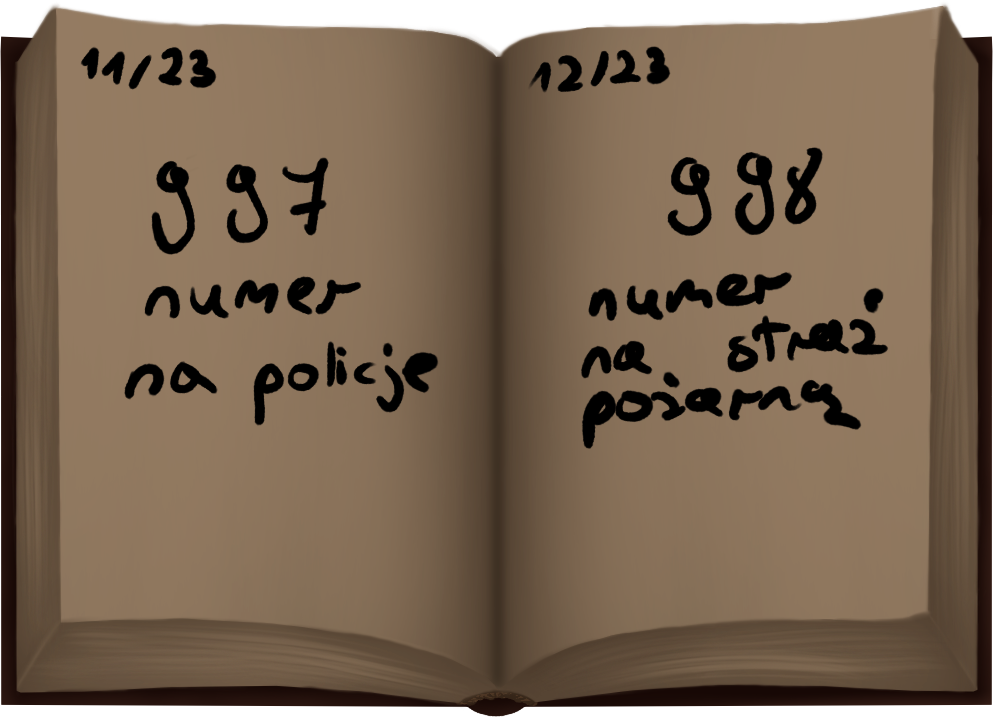
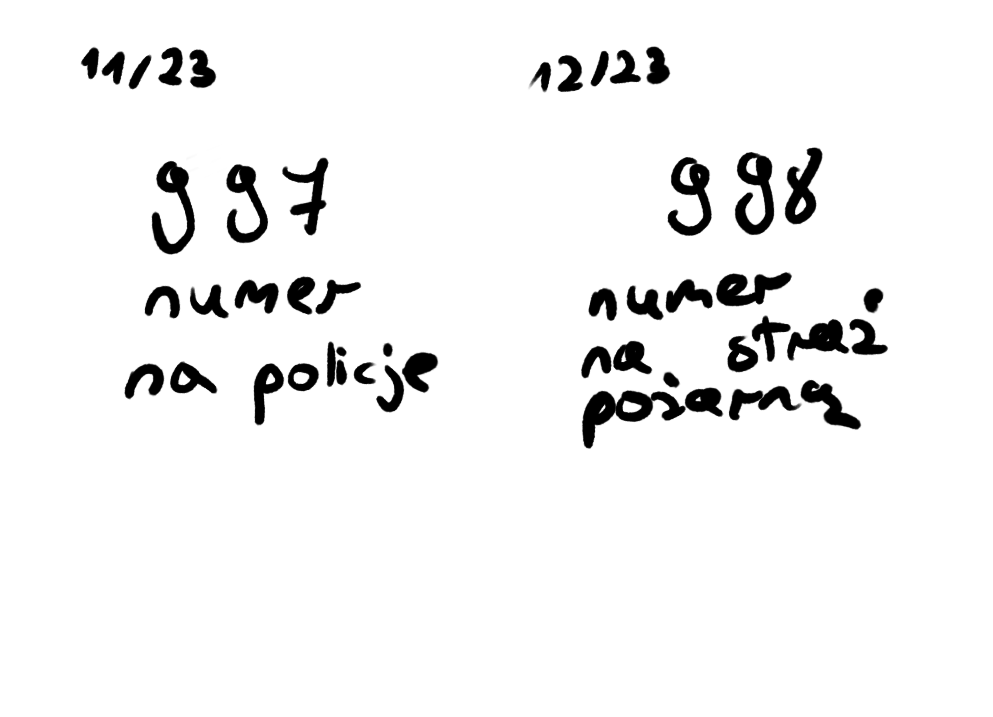
Before/after of a 993×717 layered artwork. What changed in the layer stack:
hid "Book.png" over [0, 2, 993, 717]
